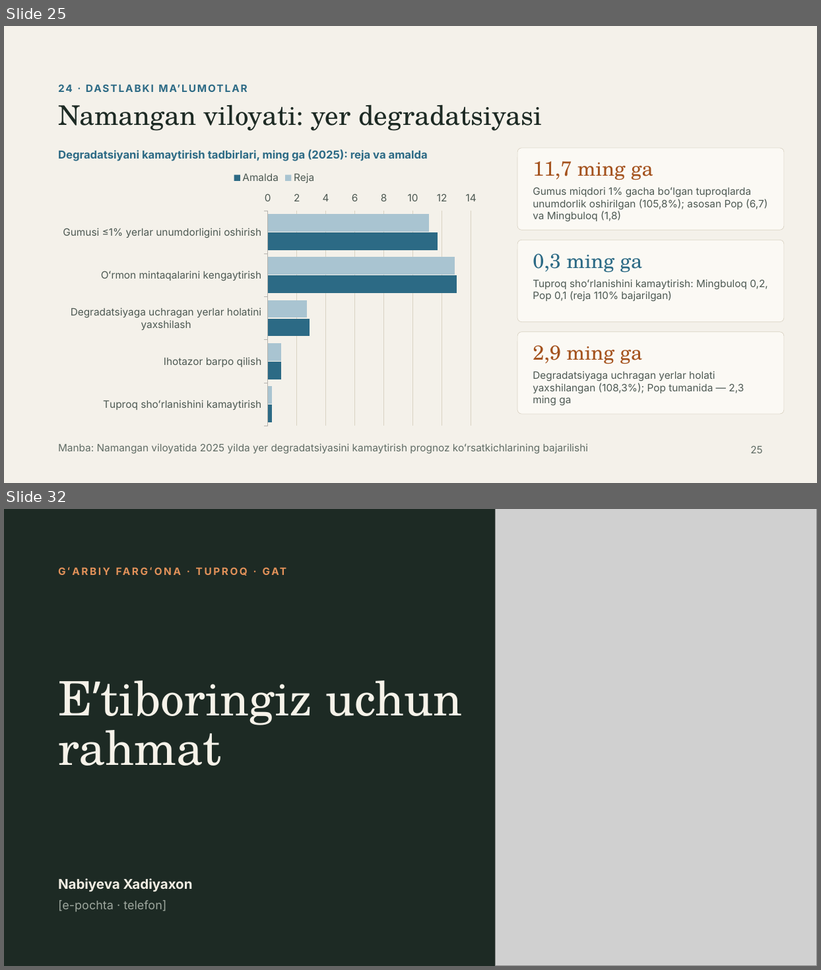
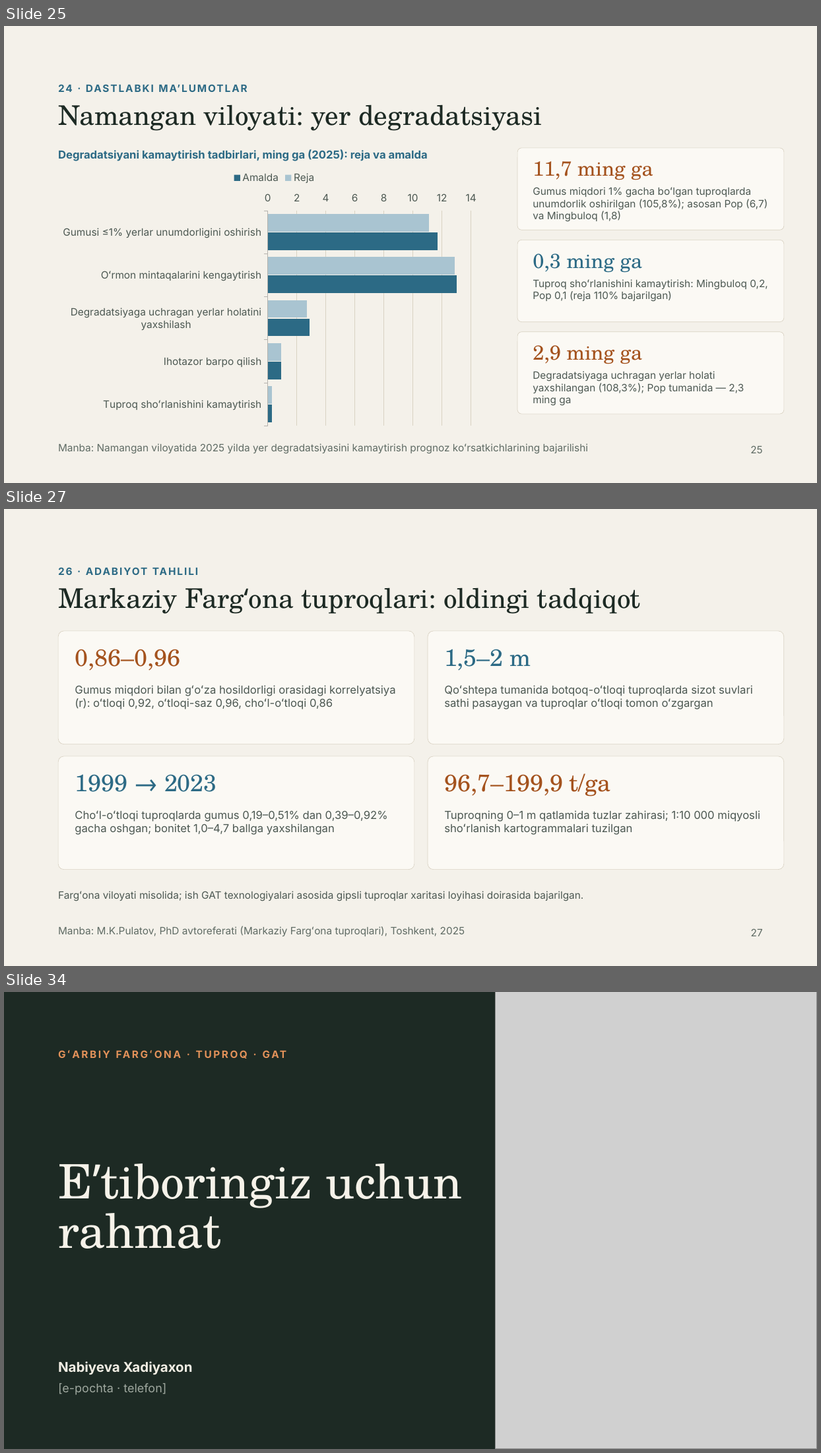
Before and after one commit to Rasuljon007/mirzohid-loyiha, a slide deck: Garbiy_Farg_ona_tuproqlari_GAT_asosida_bashoratlash.pptx. Shown one above the other, each under a label of ours: slides 25 and 32 before the commit, slides 25, 27 and 34 after it; the slides between them are not shown. The pictures are 821x970 and 821x1453 pixels, drawn with LibreOffice and Linux fonts; fonts in the diff are those of the drawing; grey boxes stand for pictures. Boxes give left, top, right and bottom in pixels: in the first picture for what was removed or moved away, otherwise in the second. Text is boxed around its words. In the diff, an @@ line names an element or a change of style, - is before the commit and + after.

```diff
--- a/Garbiy_Farg_ona_tuproqlari_GAT_asosida_bashoratlash.pptx
+++ b/Garbiy_Farg_ona_tuproqlari_GAT_asosida_bashoratlash.pptx
@@ slide 27 added at bbox=[4, 509, 817, 966], background #F4F1EA @@
@@ text added at bbox=[58, 563, 784, 579], 12 pt, text #2C6A85, bold @@
+26 · ADABIYOT TAHLILI
@@ title added at bbox=[58, 588, 641, 614], 32 pt, text #1D2A24 @@
+Markaziy Fargʻona tuproqlari: oldingi tadqiqot
@@ rounded rectangle added at bbox=[58, 631, 415, 745], fill #FBF9F4, outline #D9D2C3 0.5 pt @@
@@ rounded rectangle added at bbox=[428, 631, 784, 745], fill #FBF9F4, outline #D9D2C3 0.5 pt @@
@@ text added at bbox=[75, 649, 180, 671], 28 pt, text #A4521D @@
+0,86–0,96
@@ text added at bbox=[444, 649, 531, 671], 28 pt, text #2C6A85 @@
+1,5–2 m
@@ text added at bbox=[75, 685, 395, 710], 13 pt, text #4C5852 @@
+Gumus miqdori bilan gʻoʻza hosildorligi orasidagi korrelyatsiya (r): oʻtloqi 0,92, oʻtloqi-saz 0,96, choʻl-oʻtloqi 0,86
@@ text added at bbox=[444, 685, 753, 710], 13 pt, text #4C5852 @@
+Qoʻshtepa tumanida botqoq-oʻtloqi tuproqlarda sizot suvlari sathi pasaygan va tuproqlar oʻtloqi tomon oʻzgargan
@@ rounded rectangle added at bbox=[58, 757, 415, 870], fill #FBF9F4, outline #D9D2C3 0.5 pt @@
@@ rounded rectangle added at bbox=[428, 757, 784, 870], fill #FBF9F4, outline #D9D2C3 0.5 pt @@
@@ text added at bbox=[75, 774, 217, 792], 28 pt, text #2C6A85 @@
+1999 → 2023
@@ text added at bbox=[444, 774, 611, 797], 28 pt, text #A4521D @@
+96,7–199,9 t/ga
@@ text added at bbox=[75, 811, 388, 835], 13 pt, text #4C5852 @@
+Choʻl-oʻtloqi tuproqlarda gumus 0,19–0,51% dan 0,39–0,92% gacha oshgan; bonitet 1,0–4,7 ballga yaxshilangan
@@ text added at bbox=[444, 811, 760, 835], 13 pt, text #4C5852 @@
+Tuproqning 0–1 m qatlamida tuzlar zahirasi; 1:10 000 miqyosli shoʻrlanish kartogrammalari tuzilgan
@@ text added at bbox=[58, 891, 583, 902], 12 pt, text #4C5852 @@
+Fargʻona viloyati misolida; ish GAT texnologiyalari asosida gipsli tuproqlar xaritasi loyihasi doirasida bajarilgan.
@@ text added at bbox=[58, 926, 465, 937], 12 pt, text #5F6B64 @@
+Manba: M.K.Pulatov, PhD avtoreferati (Markaziy Fargʻona tuproqlari), Toshkent, 2025
@@ text added at bbox=[751, 929, 763, 937], 12 pt, text #5F6B64 @@
+27
@@ what was slide 32 is now slide 34 @@
```
Also in this commit, not shown: 7 slides changed, 1 other slide added.
